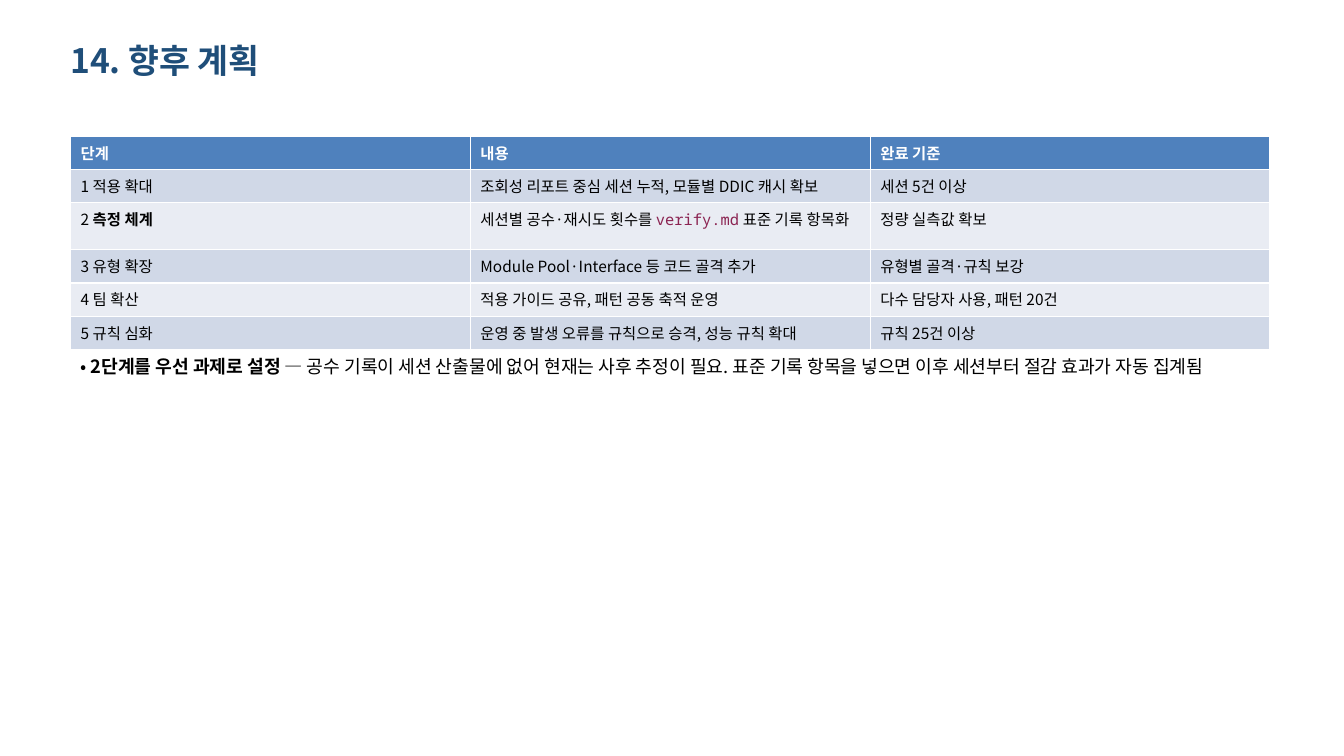
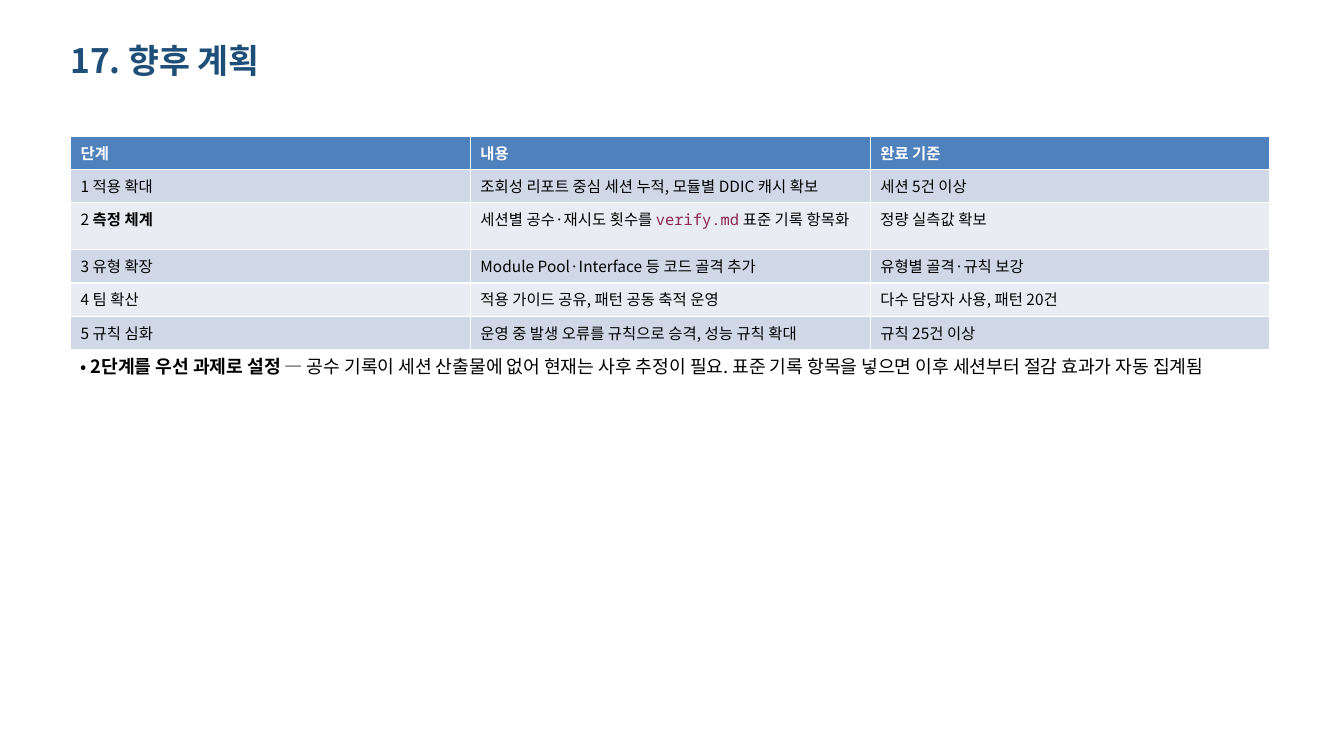
Before and after one commit to hyosungitx00/AI, a slide deck: slide 20 of report/dist/ai-abap-result-deck.pptx (slide 16 before the commit). Drawn at 1344x756 pixels with LibreOffice and Linux fonts; fonts in the diff are those of the drawing. Boxes give left, top, right and bottom in pixels: in the first picture for what was removed or moved away, otherwise in the second. Text is boxed around its words. In the diff, an @@ line names an element or a change of style, - is before the commit and + after.

```diff
--- a/report/dist/ai-abap-result-deck.pptx
+++ b/report/dist/ai-abap-result-deck.pptx
@@ text at [70,44,260,76]: text changed @@
-14. 향후 계획
+17. 향후 계획
```
Also in this commit, not shown: 12 other slides changed, 7 slides added, 3 slides removed, 2 other files.
